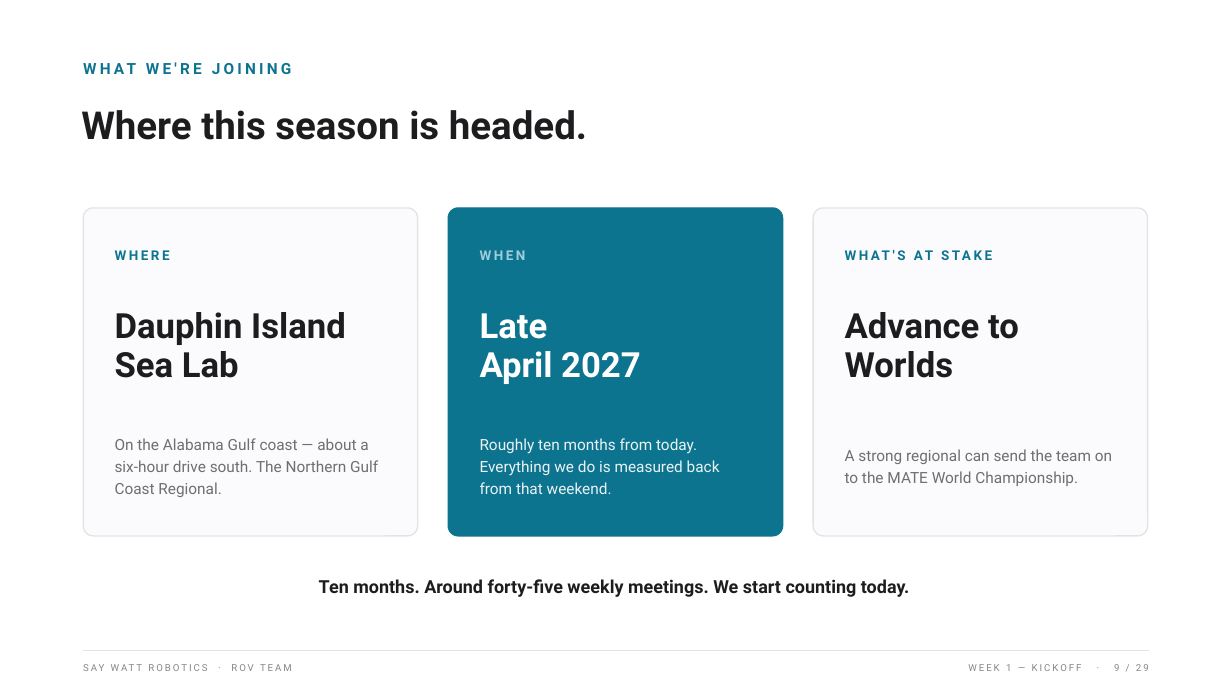
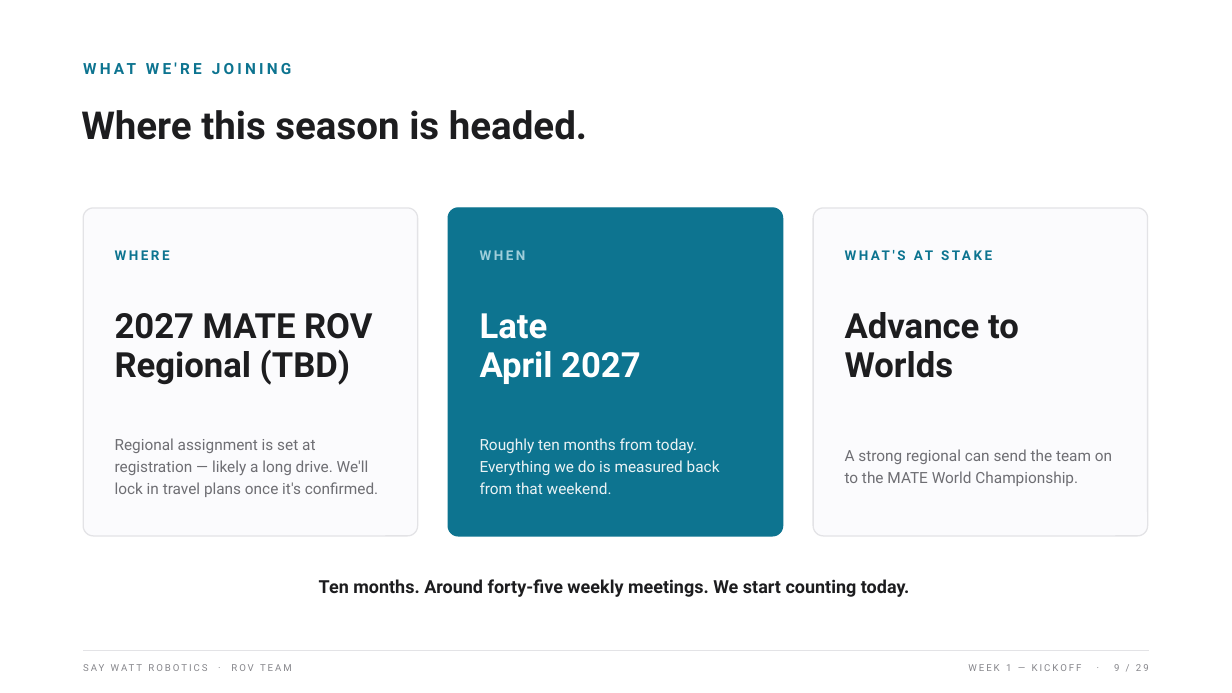
Before and after one commit to SayWattRobotics/SayWattRobotics.github.io, a slide deck: slide 9 of Classes/Phase 1/1.1 Kickoff - Slides.pptx. Drawn at 1232x693 pixels with LibreOffice and Linux fonts; fonts in the diff are those of the drawing. Boxes give left, top, right and bottom in pixels: in the first picture for what was removed or moved away, otherwise in the second. Text is boxed around its words. In the diff, an @@ line names an element or a change of style, - is before the commit and + after.

```diff
--- a/Classes/Phase 1/1.1 Kickoff - Slides.pptx
+++ b/Classes/Phase 1/1.1 Kickoff - Slides.pptx
@@ text at bbox=[115, 313, 372, 385]: text changed @@
-Dauphin Island
-Sea Lab
+2027 MATE ROV
+Regional (TBD)
@@ text at bbox=[115, 438, 378, 497]: text changed @@
-On the Alabama Gulf coast — about a six-hour drive south. The Northern Gulf Coast Regional.
+Regional assignment is set at registration — likely a long drive. We'll lock in travel plans once it's confirmed.
```
Also in this commit, not shown: 1 other slide changed, 10 other files.
